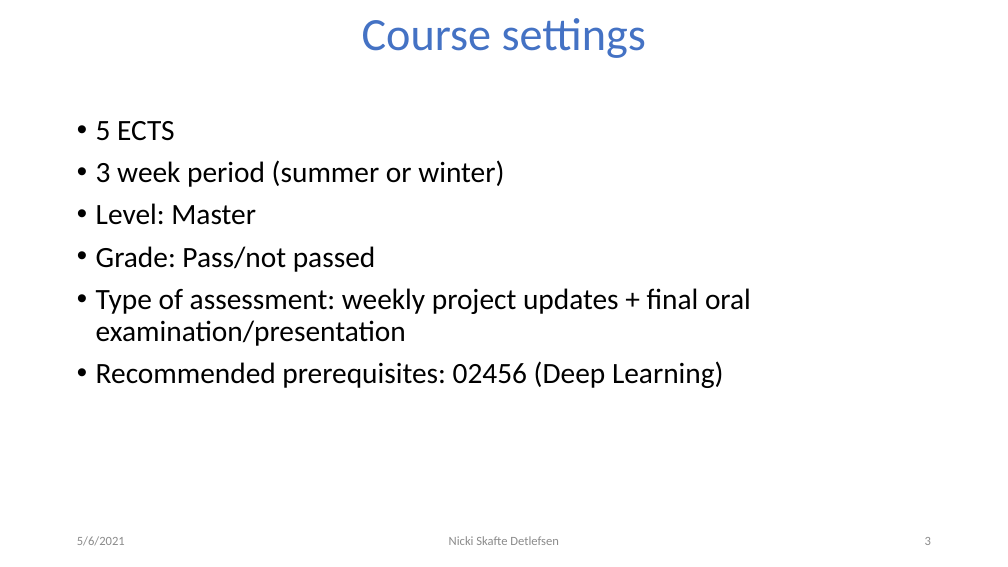
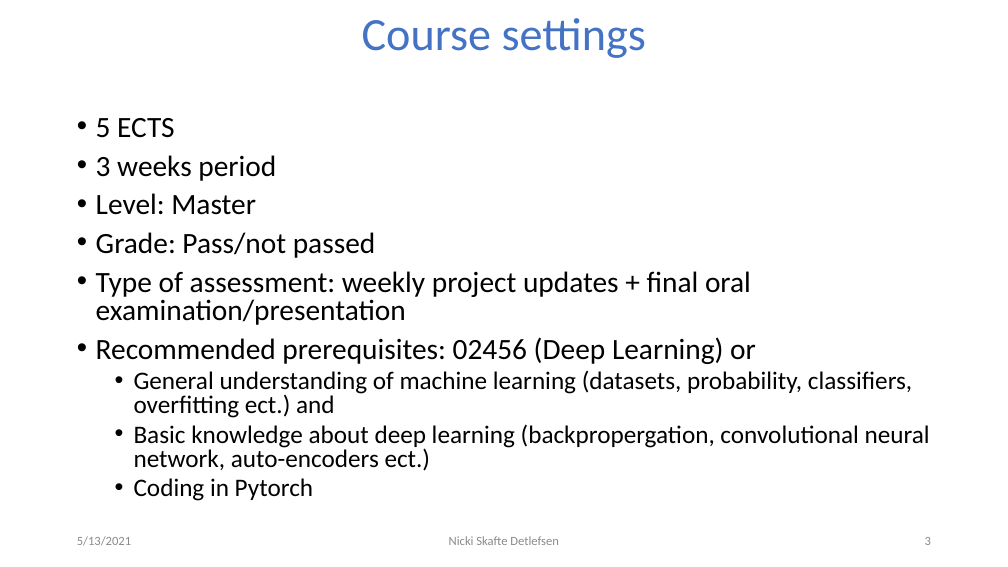
Before and after one commit to DeepEasterbunny/dtu_mlops, a slide deck: slide 3 of 01_introduction/How_autodiff_changed_the_world.pptx. Drawn at 1008x567 pixels with LibreOffice and Linux fonts; fonts in the diff are those of the drawing; background and template pictures are left out. Boxes give left, top, right and bottom in pixels: in the first picture for what was removed or moved away, otherwise in the second. Text is boxed around its words. In the diff, an @@ line names an element or a change of style, - is before the commit and + after.

```diff
--- a/01_introduction/How_autodiff_changed_the_world.pptx
+++ b/01_introduction/How_autodiff_changed_the_world.pptx
@@ text at bbox=[96, 118, 751, 325]: line spacing 0.9 to 0.8 @@
@@ text at bbox=[96, 155, 276, 181]: text changed @@
-• 3 week period (summer or winter)
+• 3 weeks period
@@ text at bbox=[96, 337, 930, 501]: text changed; size 28 to 24 pt @@
-• Recommended prerequisites: 02456 (Deep Learning)
+• Recommended prerequisites: 02456 (Deep Learning) or
+  • General understanding of machine learning (datasets, probability, classifiers, overfitting ect.) and
+  • Basic knowledge about deep learning (backpropergation, convolutional neural network, auto-encoders ect.)
+  • Coding in Pytorch
@@ text at bbox=[77, 536, 131, 546]: text changed @@
-5/6/2021
+5/13/2021
```
Also in this commit, not shown: 11 other slides changed, 2 slides added, 3 other files.
